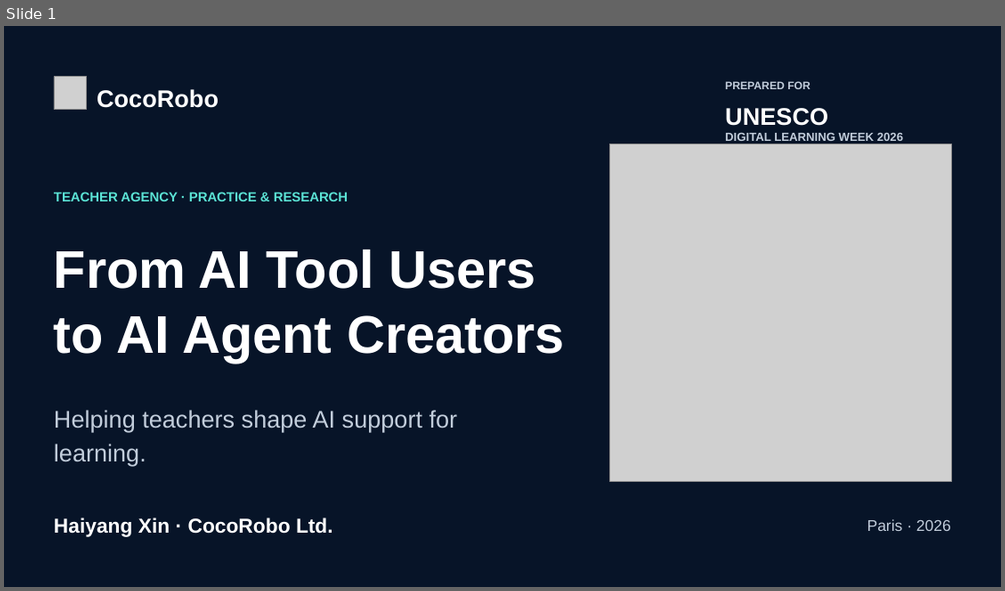
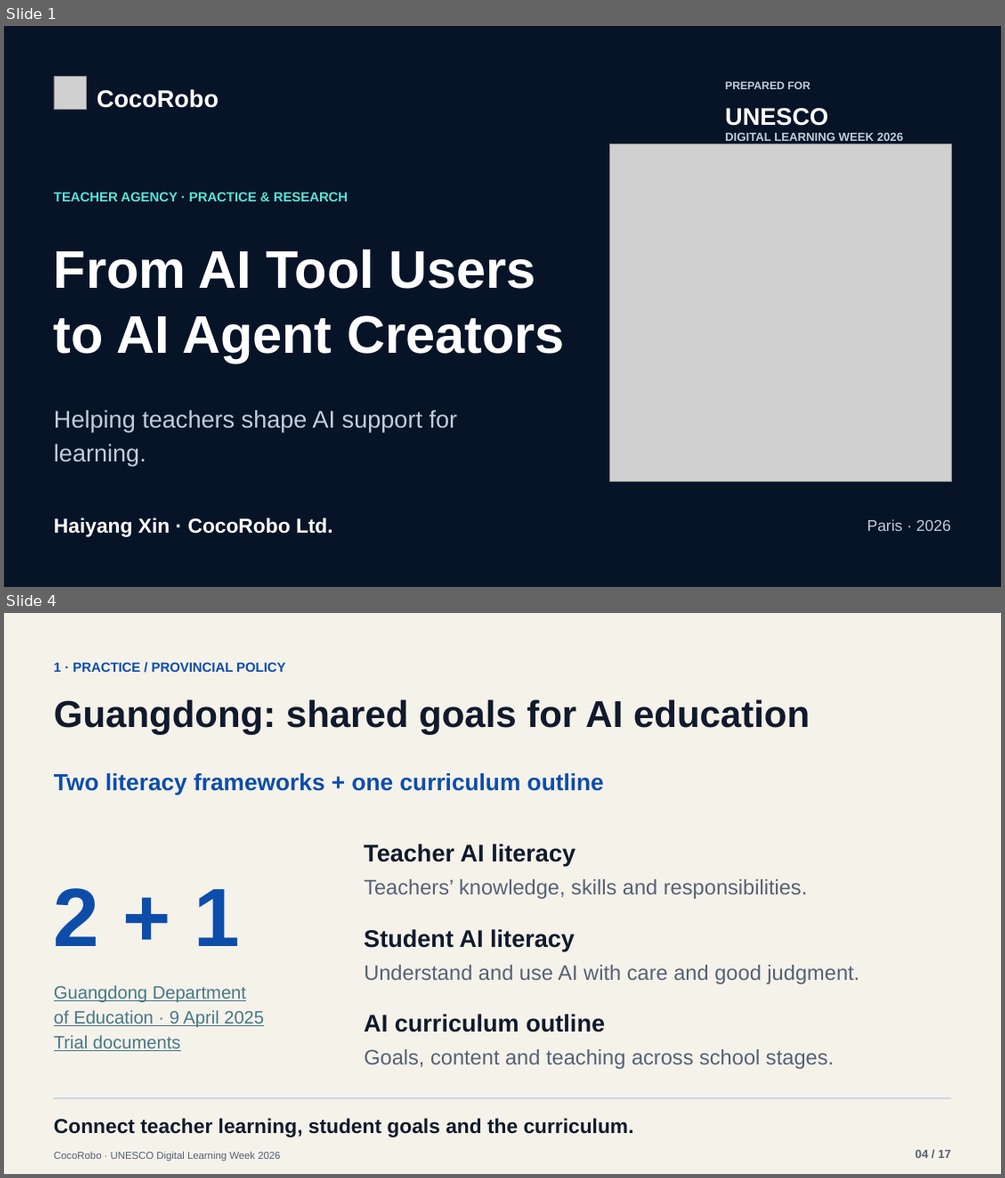
Before and after one commit to tonyxinvip/slides, a slide deck: teacher-agent-creators-10min/downloads/UNESCO_Teacher_AI_Agents_EN.pptx. Shown one above the other, each under a label of ours: slide 1 before the commit, slides 1 and 4 after it; the slides between them are not shown. The pictures are 1005x591 and 1005x1178 pixels, drawn with LibreOffice and Linux fonts; fonts in the diff are those of the drawing; grey boxes stand for pictures. Boxes give left, top, right and bottom in pixels: in the first picture for what was removed or moved away, otherwise in the second. Text is boxed around its words. In the diff, an @@ line names an element or a change of style, - is before the commit and + after.

Commit message:
Expand UNESCO talk to 17 slides with Guangdong policy, research rationale, timeline and four-partner RPP model

```diff
--- a/teacher-agent-creators-10min/downloads/UNESCO_Teacher_AI_Agents_EN.pptx
+++ b/teacher-agent-creators-10min/downloads/UNESCO_Teacher_AI_Agents_EN.pptx
@@ slide 4 added at <box>4,613,1001,1174</box>, background #F5F2EA @@
@@ text added at <box>54,662,285,672</box>, 12.8 pt, text #0D4DAA, bold @@
+1 · PRACTICE / PROVINCIAL POLICY
@@ text added at <box>54,699,809,734</box>, 36 pt, text #101A2C, bold @@
+Guangdong: shared goals for AI education
@@ text added at <box>54,773,604,795</box>, 22.5 pt, text #0D4DAA, bold @@
+Two literacy frameworks + one curriculum outline
@@ text added at <box>364,844,575,866</box>, 23.2 pt, text #101A2C, bold @@
+Teacher AI literacy
@@ text added at <box>364,879,807,899</box>, 20.2 pt, text #556175 @@
+Teachers’ knowledge, skills and responsibilities.
@@ text added at <box>54,888,240,946</box>, 79.5 pt, text #0D4DAA, bold @@
+2 + 1
@@ text added at <box>364,929,574,951</box>, 23.2 pt, text #101A2C, bold @@
+Student AI literacy
@@ text added at <box>54,985,264,1051</box>, 17.2 pt, text #467886, underline @@
+Guangdong Department
+of Education · 9 April 2025
+Trial documents
@@ text added at <box>364,965,859,984</box>, 20.2 pt, text #556175 @@
+Understand and use AI with care and good judgment.
@@ text added at <box>364,1013,605,1032</box>, 23.2 pt, text #101A2C, bold @@
+AI curriculum outline
@@ text added at <box>364,1049,833,1069</box>, 20.2 pt, text #556175 @@
+Goals, content and teaching across school stages.
@@ rectangle added at <box>54,1097,952,1099</box>, fill #CFD6DD @@
@@ text added at <box>54,1118,634,1137</box>, 19.5 pt, text #101A2C, bold @@
+Connect teacher learning, student goals and the curriculum.
@@ text added at <box>54,1151,280,1161</box>, 9.8 pt, text #556175 @@
+CocoRobo · UNESCO Digital Learning Week 2026
@@ text added at <box>915,1150,951,1158</box>, 11.2 pt, text #556175, bold @@
+04 / 17
```
Also in this commit, not shown: 11 slides changed, 3 other slides added, 2 slides removed, 10 other files.
